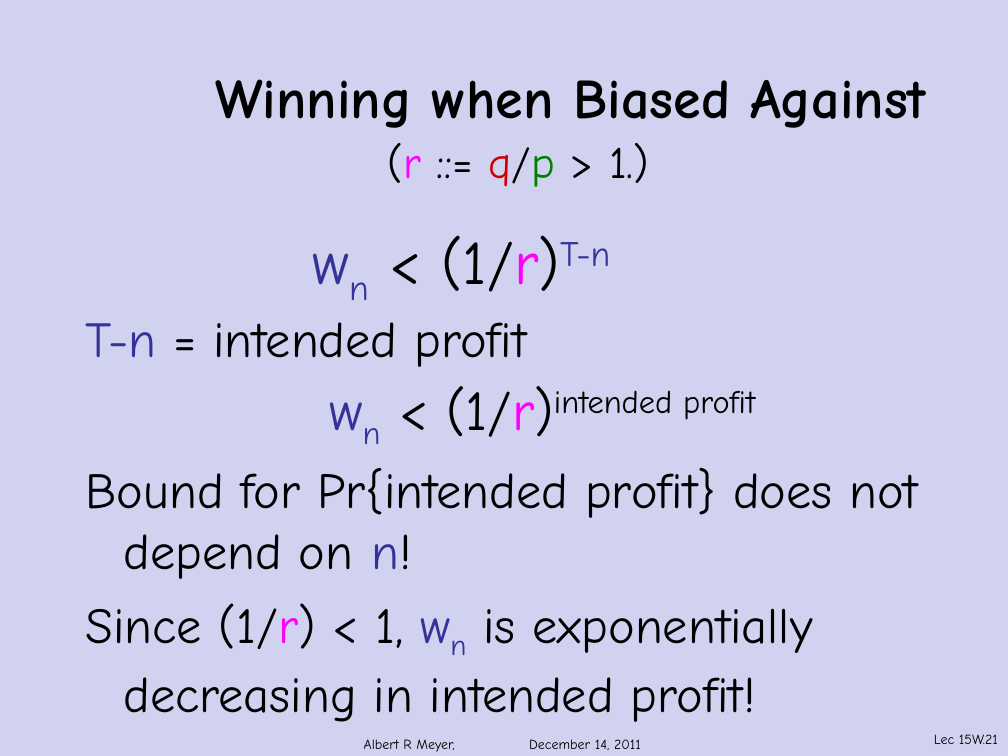
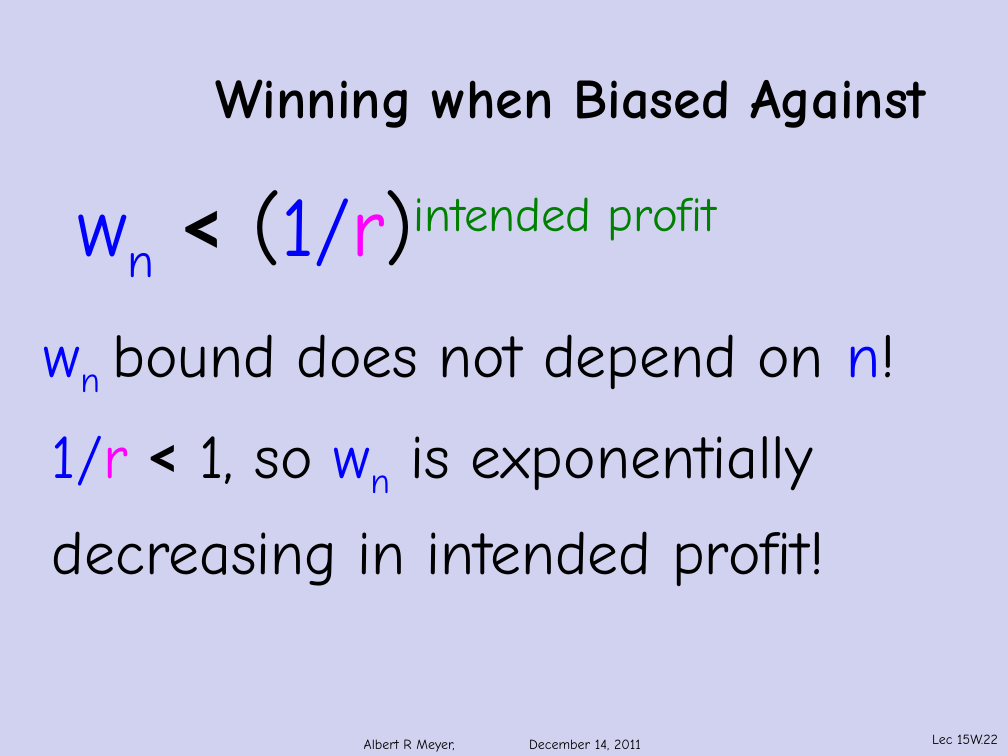
Before and after one commit to armeyer/mcs_web, a slide deck: slide 22 of fall11/slidesF11/slides15w.pptx (slide 21 before the commit). Drawn at 1008x756 pixels with LibreOffice and Linux fonts; fonts in the diff are those of the drawing; background and template pictures are left out. Boxes give left, top, right and bottom in pixels: in the first picture for what was removed or moved away, otherwise in the second. Text is boxed around its words. In the diff, an @@ line names an element or a change of style, - is before the commit and + after.

Commit message:
slides15w

```diff
--- a/fall11/slidesF11/slides15w.pptx
+++ b/fall11/slidesF11/slides15w.pptx
@@ text removed at <box>388,143,649,187</box> @@
-(r ::= q/p > 1.)
@@ text "wn < (1/r)intended profit": place and size @@
-text "wn < (1/r)intended profit" at <box>446,386,755,437</box>
+text "wn < (1/r)intended profit" at <box>252,190,717,266</box>
@@ text "wn < (1/r)intended profit" at <box>252,190,717,266</box>: size 40 to 60 pt; font Comic Neue to Calibri, bold on in "<"; text colour #333399 to #0000FF in "wn"; text colour #000000 to #0000FF in "(1/r)intended"; text colour #000000 to #008000 in "(1/r)intended profit" @@
@@ text removed at <box>442,235,610,292</box> @@
-wn < (1/r)T-n
@@ text removed at <box>86,322,526,367</box> @@
-T-n = intended profit
@@ text at <box>112,334,896,389</box>: text changed; size 36 to 44 pt @@
-Bound for Pr{intended profit} does not depend on n!
+wn bound does not depend on n!
@@ text at <box>52,436,824,586</box>: text changed; size 36 to 44 pt @@
-Since (1/r) < 1, wn is exponentially decreasing in intended profit!
+1/r < 1, so wn is exponentially
+decreasing in intended profit!
@@ page number at <box>932,734,998,744</box>: text changed @@
-Lec 15W.21
+Lec 15W.22
```
Also in this commit, not shown: 19 other slides changed, 6 slides added, 1 other file.
